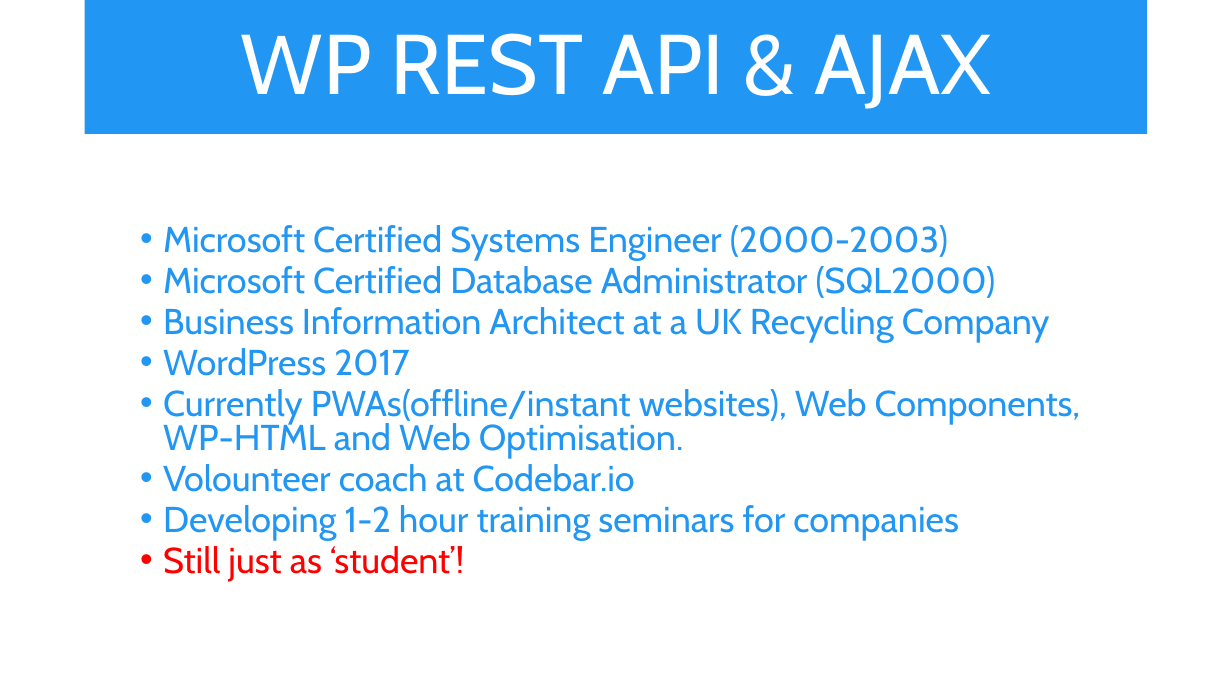
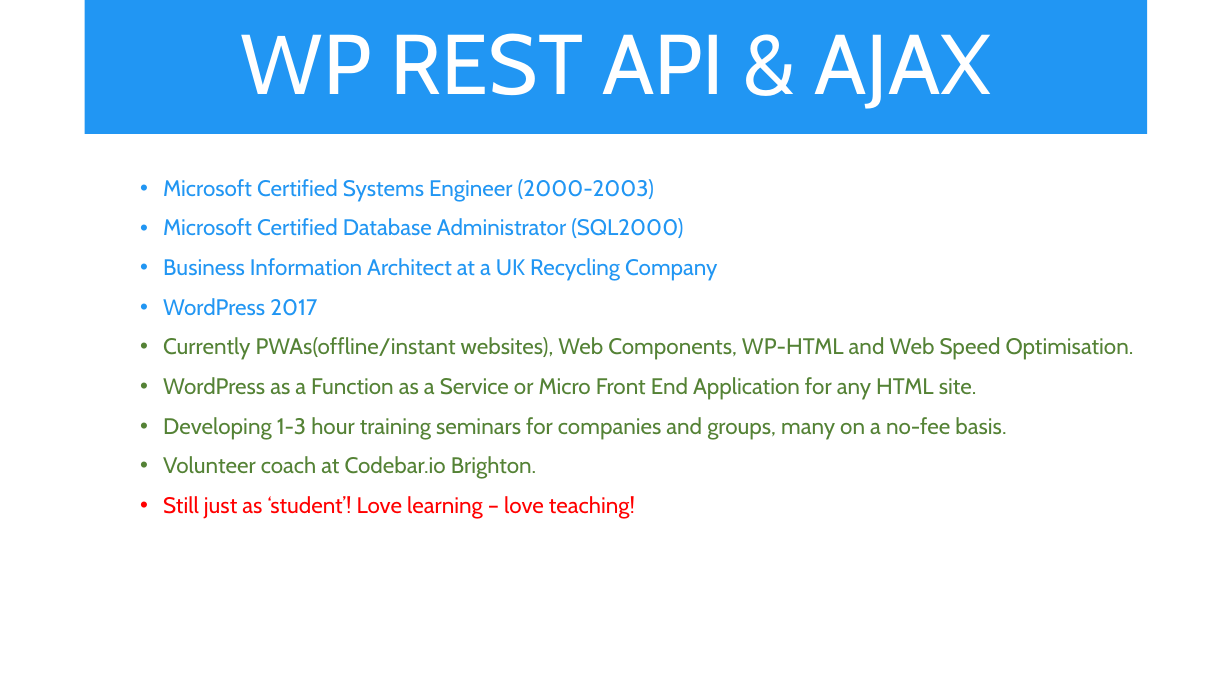
Before and after one commit to iwswordpress/rest, a slide deck: slide 3 of rest-api-workshop.pptx. Drawn at 1232x693 pixels with LibreOffice and Linux fonts; fonts in the diff are those of the drawing. Boxes give left, top, right and bottom in pixels: in the first picture for what was removed or moved away, otherwise in the second. Text is boxed around its words. In the diff, an @@ line names an element or a change of style, - is before the commit and + after.

```diff
--- a/rest-api-workshop.pptx
+++ b/rest-api-workshop.pptx
@@ text "Microsoft Certified Systems Engineer (2000-2003)": place and size @@
-text "Microsoft Certified Systems Engineer (2000-2003)" at [163,225,1081,582]
+text "Microsoft Certified Systems Engineer (2000-2003)" at [163,179,1134,519]
@@ text at [163,179,717,316]: size 28 to 17.5 pt in "Microsoft Certified Systems Engineer (2000-2003)", "Microsoft Certified Database Administrator (SQL2000)", "Business Information Architect at a UK Recycling ...", "WordPress 2017"; line spacing 0.8 to 0.9; more space between paragraphs @@
@@ text at [163,337,1134,519]: text changed; size 28 to 17.5 pt; text colour #2196F3 to #548235 @@
-  • Currently PWAs(offline/instant websites), Web Components, WP-HTML and Web Optimisation.
-  • Volounteer coach at Codebar.io
-  • Developing 1-2 hour training seminars for companies
-  • Still just as ‘student’!
+  • Currently PWAs(offline/instant websites), Web Components, WP-HTML and Web Speed Optimisation.
+  • WordPress as a Function as a Service or Micro Front End Application for any HTML site.
+  • Developing 1-3 hour training seminars for companies and groups, many on a no-fee basis.
+  • Volunteer coach at Codebar.io Brighton.
+  • Still just as ‘student’! Love learning – love teaching!
```
Also in this commit, not shown: 9 other slides changed, 1 slide added, 5 other files.
